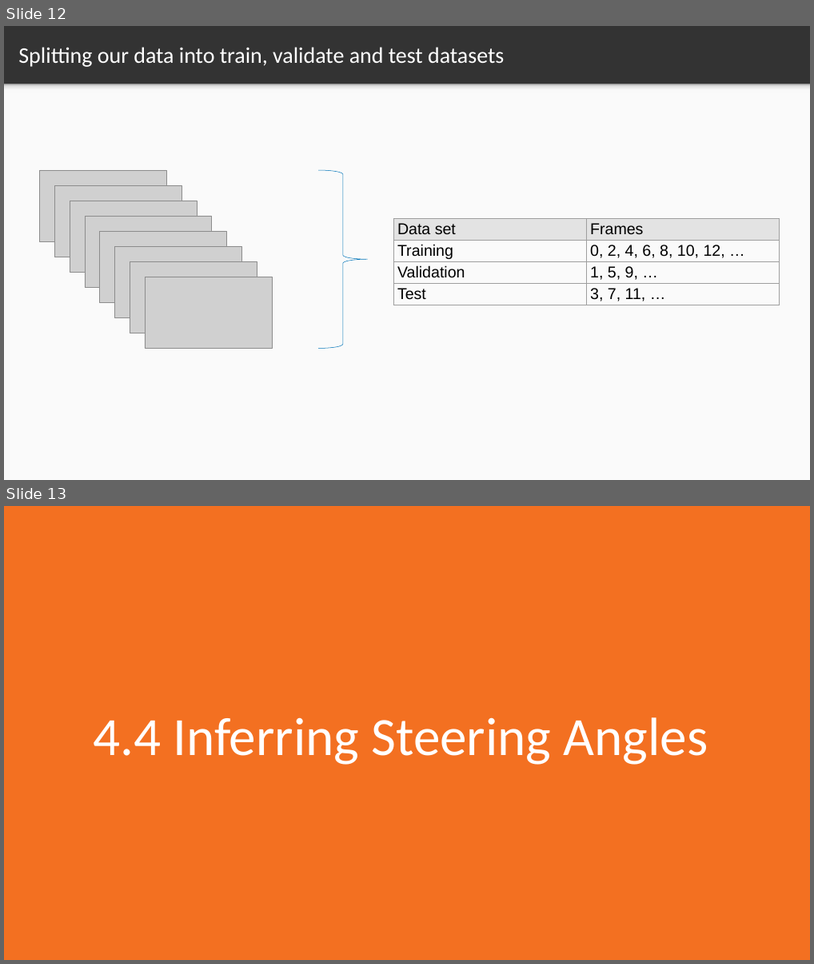
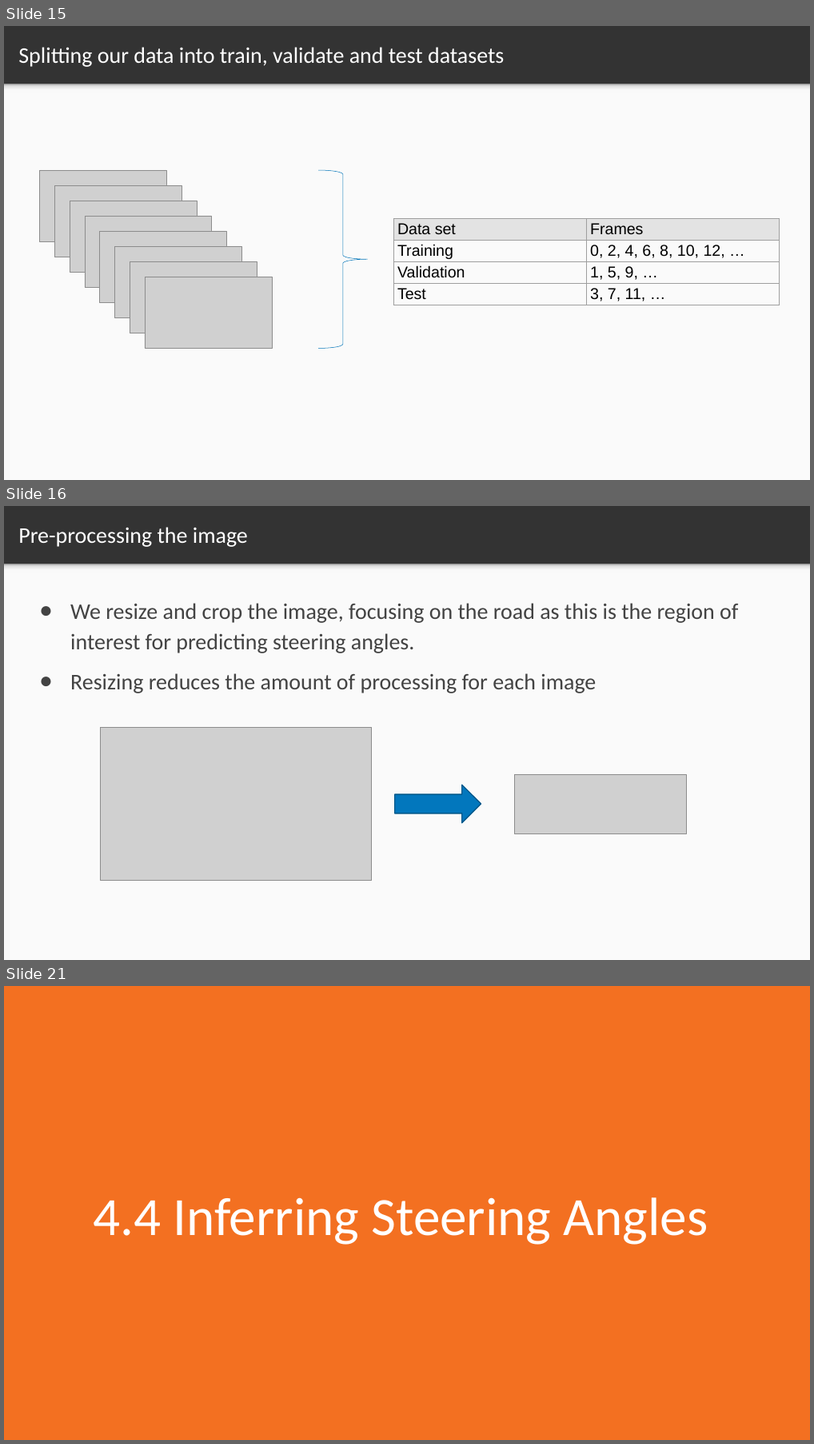
Before and after one commit to markstrefford/1.-Learning-Python-AI-by-Example, a slide deck: 4. Predicting the steering angle of a car/Slides/4.1.pptx. Shown one above the other, each under a label of ours: slides 12 and 13 before the commit, slides 15, 16 and 21 after it; the slides between them are not shown. The pictures are 814x964 and 814x1444 pixels, drawn with LibreOffice and Linux fonts; fonts in the diff are those of the drawing; grey boxes stand for pictures. Boxes give left, top, right and bottom in pixels: in the first picture for what was removed or moved away, otherwise in the second. Text is boxed around its words. In the diff, an @@ line names an element or a change of style, - is before the commit and + after.

```diff
--- a/4. Predicting the steering angle of a car/Slides/4.1.pptx
+++ b/4. Predicting the steering angle of a car/Slides/4.1.pptx
@@ slide 16 added at box(4, 506, 810, 960), background #333333; not listed: 2 template elements that a slide beside it also shows @@
@@ title added at box(18, 527, 248, 547), 40 pt, text #FFFFFF @@
+Pre-processing the image
@@ text added at box(70, 603, 738, 693), 40 pt, text #434343 @@
+● We resize and crop the image, focusing on the road as this is the region of interest for predicting steering angles.
+● Resizing reduces the amount of processing for each image
@@ picture added at box(100, 727, 372, 880) @@
@@ right arrow added at box(395, 784, 482, 823), fill #0277BD, outline #01588C 2 pt @@
@@ picture added at box(514, 774, 686, 833) @@
@@ what was slide 12 is now slide 15 @@
@@ what was slide 13 is now slide 21 @@
```
Also in this commit, not shown: 3 slides changed, 7 other slides added.
